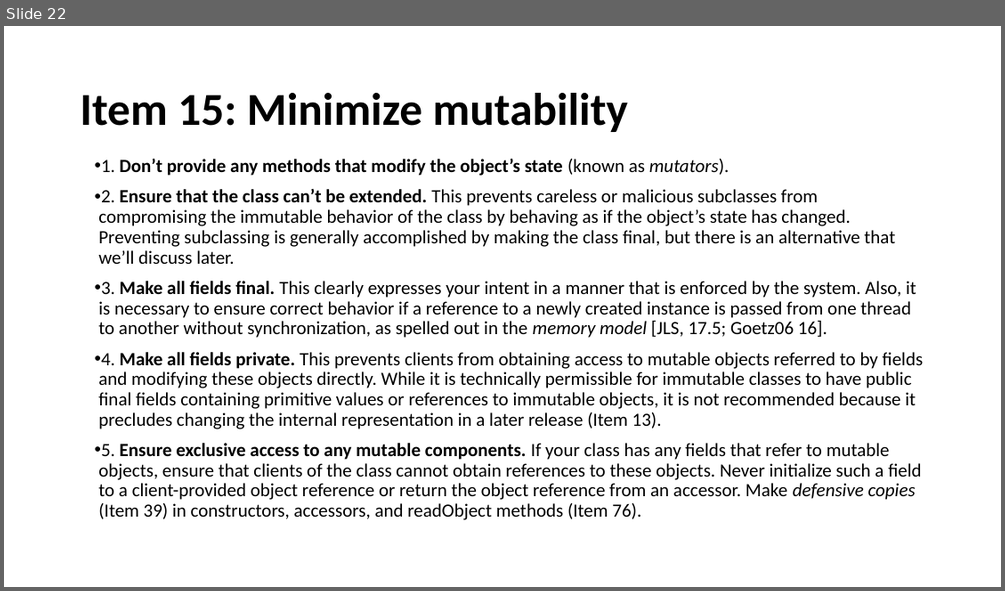
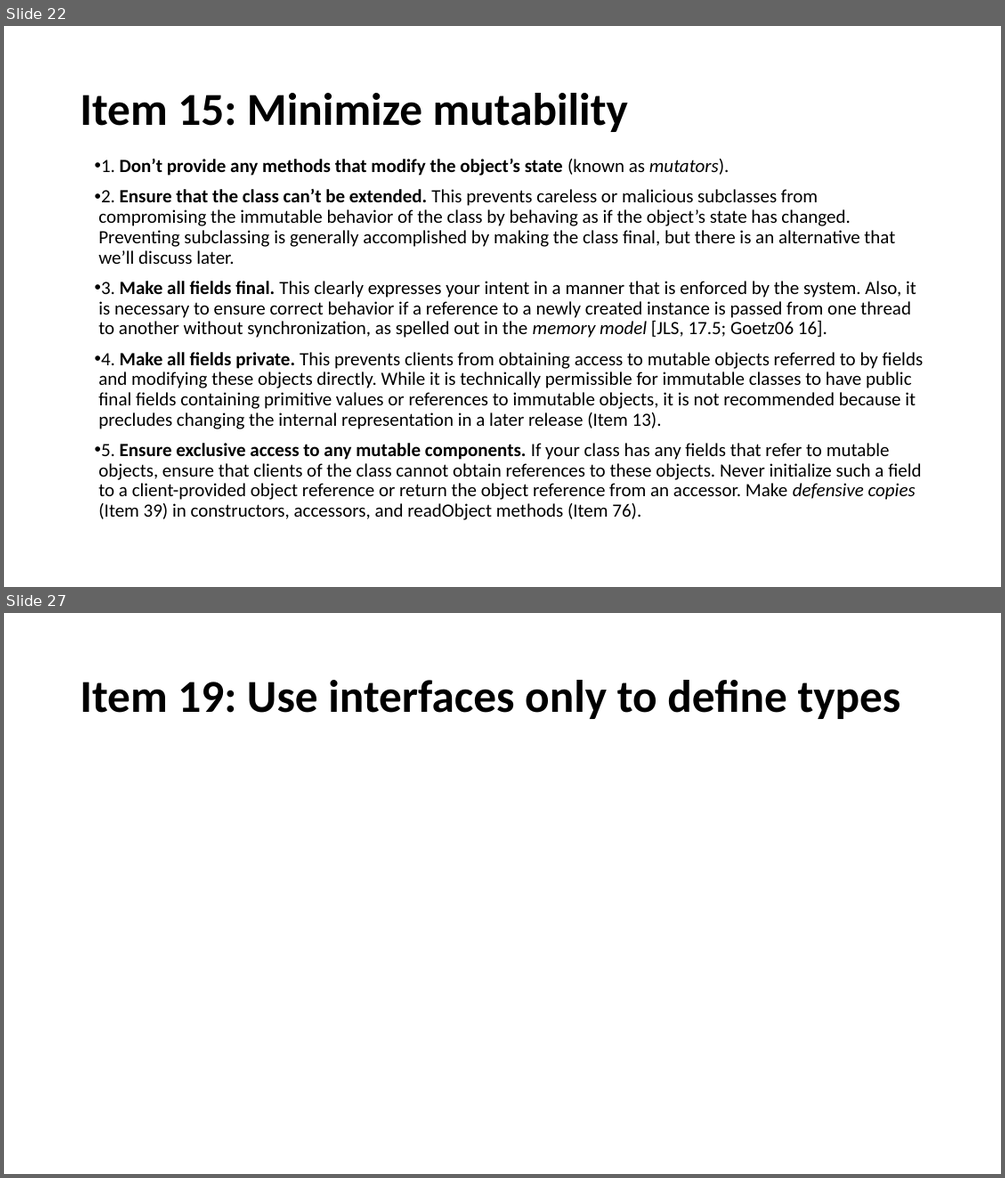
Before and after one commit to javamaster-llc/effective-java-examples-master, a slide deck: Study of Effective Java™.pptx. Shown one above the other, each under a label of ours: slide 22 before the commit, slides 22 and 27 after it; the slides between them are not shown. The pictures are 1005x591 and 1005x1178 pixels, drawn with LibreOffice and Linux fonts; fonts in the diff are those of the drawing. Boxes give left, top, right and bottom in pixels: in the first picture for what was removed or moved away, otherwise in the second. Text is boxed around its words. In the diff, an @@ line names an element or a change of style, - is before the commit and + after.

```diff
--- a/Study of Effective Java™.pptx
+++ b/Study of Effective Java™.pptx
@@ slide 27 added at [4,613,1001,1174], background #FFFFFF @@
@@ title added at [80,680,901,719], 44 pt, text #000000, bold @@
+Item 19: Use interfaces only to define types
```
Also in this commit, not shown: 2 slides changed, 2 other slides added.
